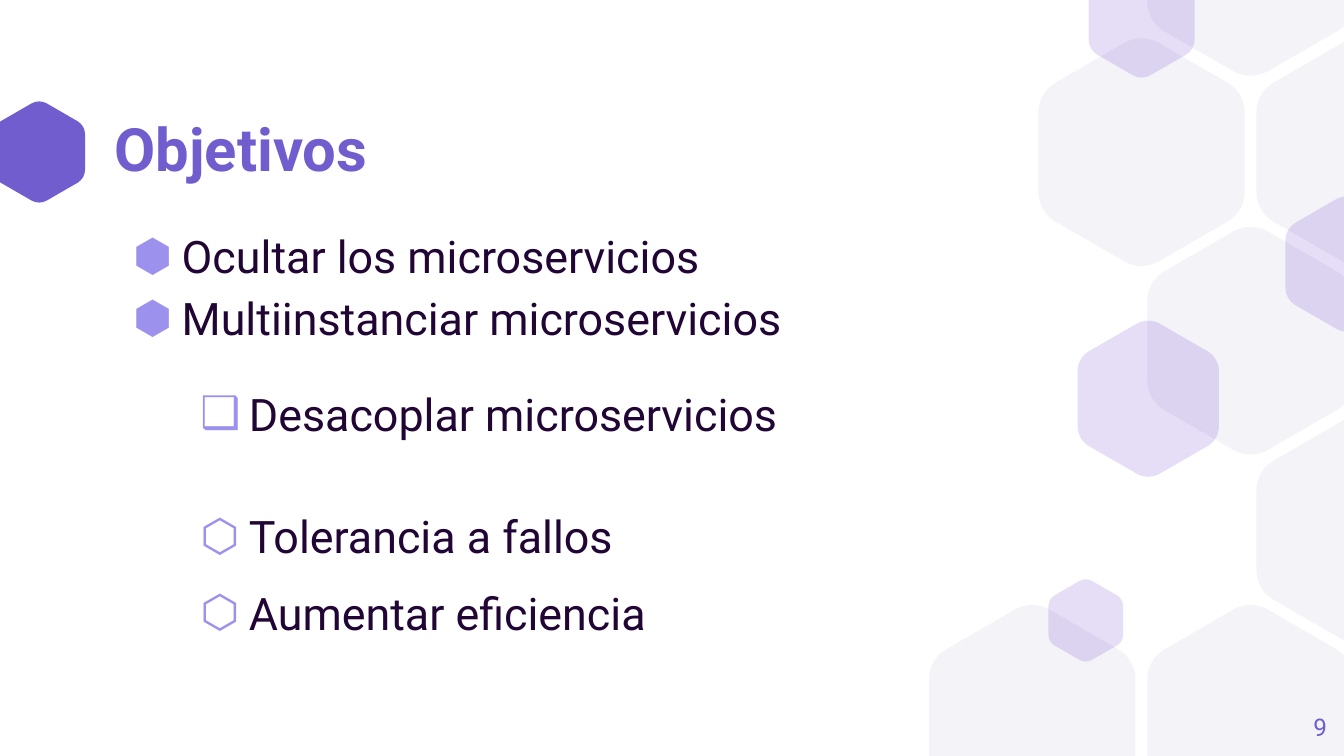
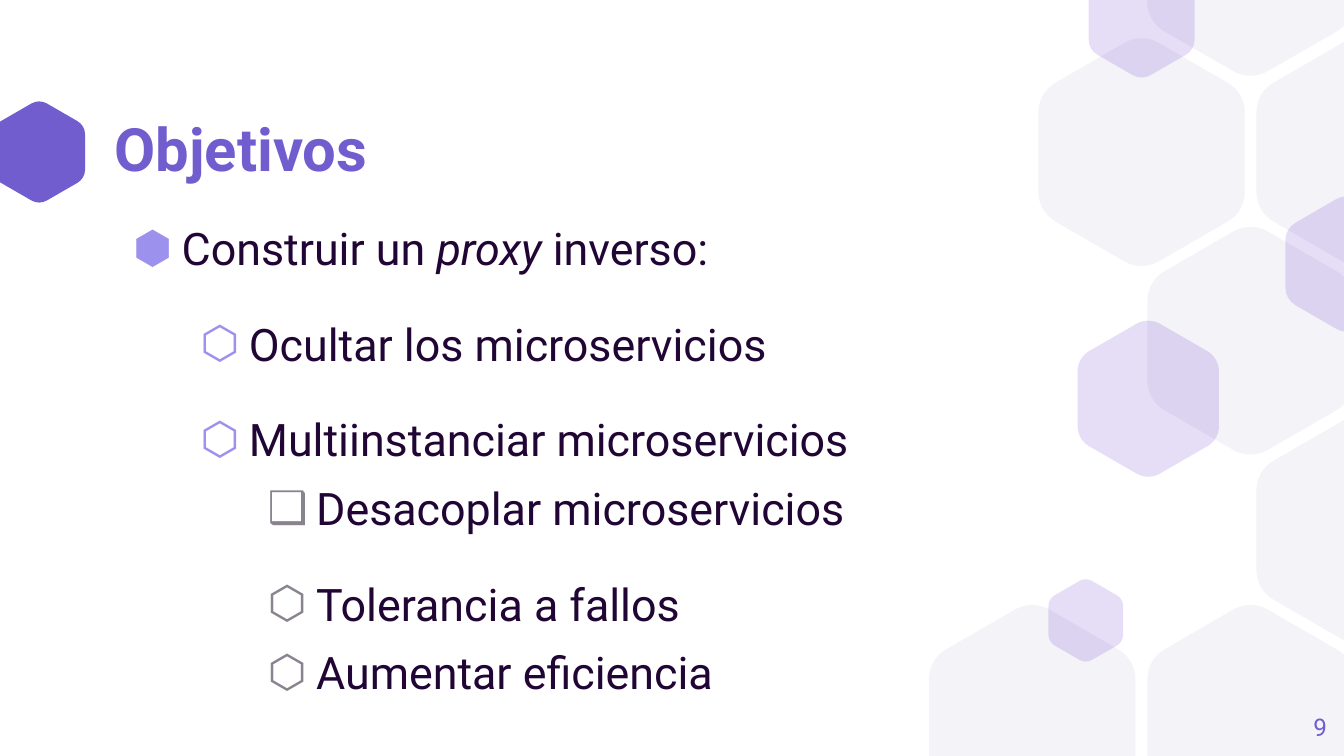
Before and after one commit to a1ex9788/TFG, a slide deck: slide 9 of TFG_AlejandroCarrion.pptx. Drawn at 1344x756 pixels with LibreOffice and Linux fonts; fonts in the diff are those of the drawing. Boxes give left, top, right and bottom in pixels: in the first picture for what was removed or moved away, otherwise in the second. Text is boxed around its words. In the diff, an @@ line names an element or a change of style, - is before the commit and + after.

```diff
--- a/TFG_AlejandroCarrion.pptx
+++ b/TFG_AlejandroCarrion.pptx
@@ text at [182, 232, 708, 275]: paragraph added @@
+⬢ Construir un proxy inverso:
@@ text at [249, 327, 849, 690]: bullet ⬢ to ⬡; list level 1 to 2 in "Ocultar los microservicios"; line spacing 1.15 to 1.5; list level 1 to 2 in "Multiinstanciar microservicios"; list level 2 to 3 in "Desacoplar microservicios"; line spacing 1.5 to 1; bullet colour #9D91EE to #89828F; list level 2 to 3 in "Tolerancia a fallos"; line spacing 2 to 1.5; list level 2 to 3 in "Aumentar eficiencia"; line spacing 1.15 to 1 @@
```
Also in this commit, not shown: 6 other slides changed, 1 slide removed.
